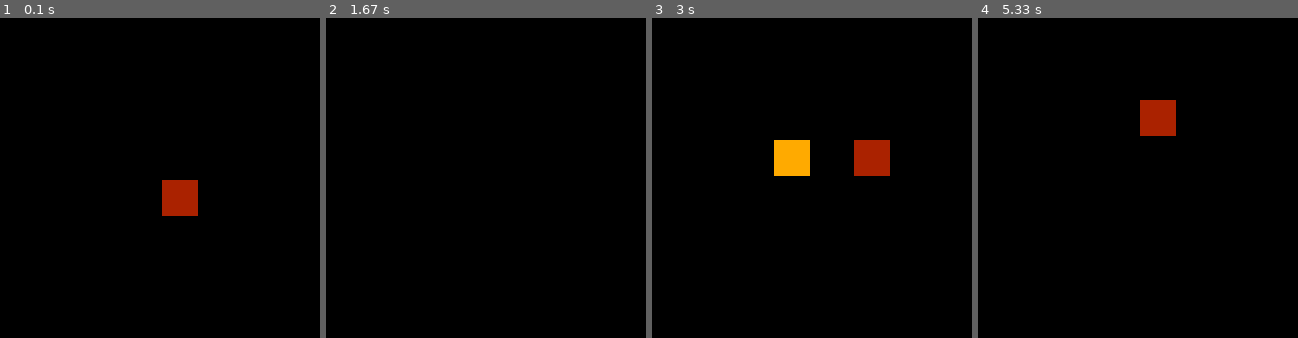
Above: before the commit, frames 1-4 (left to right).
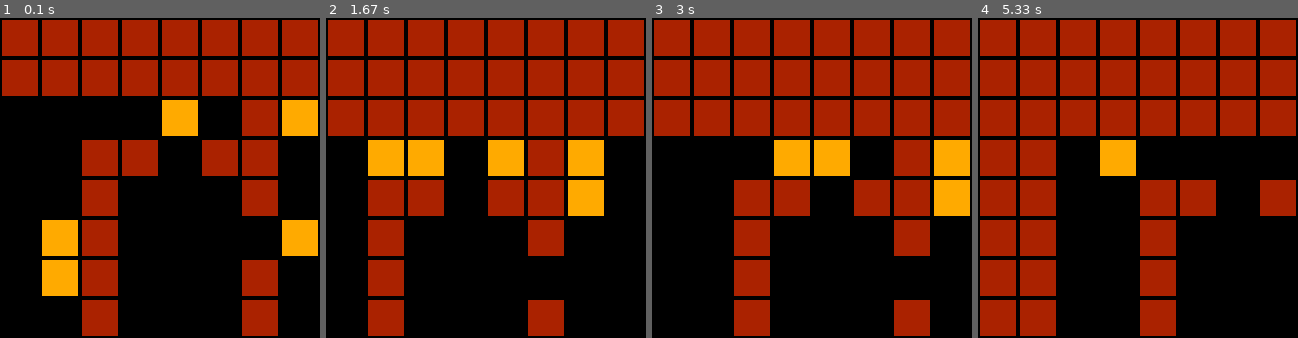
Above: after the commit, the same moments.

Repository: pypewpew/pew-pygame
Game: pygame game, started from shoot.py
Same seed, same stepped clock (60 frames per second), same inputs: the game is played once before the commit and once after it.
Inputs:
- Up to frame 1 (0.1 s): no input
- Up to frame 2 (1.67 s): hold Right 0.33-0.8 s; hold Up 0.83-1.13 s; hold Right 1.17-1.63 s
- Up to frame 3 (3 s): hold Left 1.67-2.2 s; tap Z at 2.57 s; hold Left from 2.93 s (still down)
- Up to frame 4 (5.33 s): release Left at 3.33 s; hold Up 3.37-3.73 s; hold Right 3.77-4.4 s; hold Left 4.83-5.3 s

The runs differ from the first frame. In frame 1, 43% of the frame differs, in the area x 0-100%, y 0-100%; in frame 2, 49%; in frame 3, 48%; in frame 4, 51%.

Commit message:
Add some monsters and level

Diff:
--- /dev/null
+++ b/level0.lvl
@@ -0,0 +1,8 @@
+XXXXXXXXXXXX
+X....@.X...X
+X..XX.XX.M.X
+X..X...X...X
+X..X.......X
+XM.X...X.M.X
+X.MX...X...X
+XXXXXXXXXXXX
--- a/pew.py
+++ b/pew.py
@@ -39,7 +39,7 @@
 def init():
     global _display, _clock, _keys
 
-    pygame.init()
+    pygame.display.init()
     _display = pygame.display.set_mode((320, 320))
     _clock = pygame.time.Clock()
     _keys = 0x00
@@ -78,7 +78,7 @@
 
 
 def tick(delay):
-    _clock.tick(1 / delay)
+    _clock.tick(1/delay)
 
 
 class GameOver(Exception):
--- a/shoot.py
+++ b/shoot.py
@@ -1,41 +1,87 @@
 import pew
 
 
-class Mob:
-    color = 3
-
-    def __init__(self, x, y, dx=0, dy=0):
+class Bullet:
+    __slots__ = 'x', 'y', 'dx', 'dy', 'dead'
+    colors = 3, 3
+
+    def __init__(self, x, y, dx, dy):
         self.x = x
         self.y = y
+        self.dead = False
         self.dx = dx
         self.dy = dy
-        self.dead = False
-
-    def act(self, mobs):
+
+    def act(self, level):
         self.x += self.dx
         self.y += self.dy
-
-    def clear(self, screen):
-        screen.pixel(self.x, self.y, 0)
-
-    def draw(self, screen):
-        screen.pixel(self.x, self.y, self.color)
-
-
-class Bullet(Mob):
-    color = 3
-
-    def act(self, mobs):
-        if not 0 <= self.x <= 8 or not 0 <= self.y <= 8:
+        if level.tile(self.x, self.y).block:
             self.dead = True
-        self.x += self.dx
-        self.y += self.dy
-
-
-class Hero(Mob):
-    color = 2
-
-    def act(self, mobs):
+        for mob in level.mobs:
+            if mob.x == self.x and mob.y == self.y and mob is not self:
+                self.dead = True
+                mob.dead = True
+
+
+class Monster:
+    __slots__ = 'x', 'y', 'dead', 'step'
+    colors = 2, 3
+
+    def __init__(self, x, y):
+        self.x = x
+        self.y = y
+        self.dead = False
+        self.step = 0
+
+    def act(self, level):
+        self.step = max(self.step - 1, 0)
+        if self.step:
+            return
+        self.step = 4
+        hero = level.mobs[0]
+        if hero.x == self.x and hero.y == self.y:
+            self.dead = True
+        dx, dy = 0, 0
+        if hero.x > self.x:
+            dx = 1
+        elif hero.x < self.x:
+            dx = -1
+        if hero.y > self.y:
+            dy = 1
+        elif hero.y < self.y:
+            dy = -1
+
+        def blocked(x, y):
+            if level.tile(x, y).block:
+                return True
+            for mob in level.mobs:
+                if mob.x == x and mob.y == y:
+                    return True
+            return False
+
+        if not blocked(self.x + dx, self.y + dy):
+            self.x += dx
+            self.y += dy
+        elif not blocked(self.x, self.y + dy):
+            self.y += dy
+        elif not blocked(self.x + dx, self.y):
+            self.x += dx
+
+
+class Hero:
+    __slots__ = 'x', 'y', 'dx', 'dy', 'dead', 'step', 'cooldown'
+    colors = 1, 3
+
+    def __init__(self, x, y):
+        self.x = x
+        self.y = y
+        self.dead = False
+        self.cooldown = 0
+        self.step = 0
+        self.dx = 0
+        self.dy = -1
+
+    def act(self, level):
         keys = pew.keys()
         kx, ky = 0, 0
         if keys & pew.K_UP:
@@ -46,28 +92,132 @@
             kx = -1
         elif keys & pew.K_RIGHT:
             kx = 1
-        if keys & pew.K_O:
-            mobs.append(Bullet(self.x, self.y, self.dx, self.dy))
-        if kx == self.dx and ky == self.dy:
-            self.x += kx
-            self.y += ky
-        elif kx or ky:
-            self.dx = kx
-            self.dy = ky
+        if keys & pew.K_O and self.cooldown == 0:
+            level.mobs.append(Bullet(self.x, self.y, self.dx, self.dy))
+            self.cooldown += 1
+        else:
+            self.cooldown = max(self.cooldown - 1, 0)
+        if kx == self.dx and ky == self.dy and self.step == 0:
+            tile = level.tile(self.x + kx, self.y + ky)
+            if not tile.block:
+                self.x += kx
+                self.y += ky
+                self.step = 2
+        else:
+            self.step = max(self.step - 1, 0)
+            if kx or ky:
+                self.dx = kx
+                self.dy = ky
+
+
+class Tile:
+    __slots__ = 'colors', 'block', 'spawn'
+
+    def __init__(self, colors, block=False, spawn=None):
+        self.colors = colors
+        self.block = block
+        self.spawn = spawn
+
+
+class Level:
+    __slots__ = 'ground', 'mobs'
+
+    LEGEND = {'X': 0, '.': 1, '+': 2, '@': 3, 'M': 4}
+
+    # color 1, color 2, block, spawn
+    TILES = (
+        Tile((2, 2), True),
+        Tile((0, 0)),
+        Tile((3, 3)),
+        Tile((0, 0), False, Hero),
+        Tile((0, 0), False, Monster),
+    )
+
+    def __init__(self, filename):
+        self.ground = []
+        with open(filename, 'r') as f:
+            for line in f:
+                self.ground.append(bytes(self.LEGEND[c] for c in line.strip()))
+        self.mobs = []
+
+    def tile(self, x, y):
+        if not 0 <= y < len(self.ground):
+            return self.TILES[0]
+        row = self.ground[y]
+        if not 0 <= x < len(row):
+            return self.TILES[0]
+        return self.TILES[row[x]]
+
+    def spawn(self):
+        for y, row in enumerate(self.ground):
+            for x, col in enumerate(row):
+                tile = self.tile(x, y)
+                if tile.spawn:
+                    level.mobs.append(tile.spawn(x, y))
+
+
+class Display:
+    __slots__ = 'x', 'y', 'screens'
+
+    def __init__(self):
+        self.screens = pew.Pix(), pew.Pix()
+        self.x = 1
+        self.y = 1
+
+    def draw_level(self, level):
+        for y in range(8):
+            for x in range(8):
+                tile = level.tile(x + self.x, y + self.y)
+                self.screens[0].pixel(x, y, tile.colors[0])
+                self.screens[1].pixel(x, y, tile.colors[1])
+
+    def draw_mobs(self, level):
+        for mob in level.mobs:
+            self.screens[0].pixel(mob.x - self.x, mob.y - self.y,
+                                  mob.colors[0])
+            self.screens[1].pixel(mob.x - self.x, mob.y - self.y,
+                                  mob.colors[1])
+
+    def clear_mobs(self, level):
+        for mob in level.mobs:
+            tile = level.tile(mob.x, mob.y)
+            self.screens[0].pixel(mob.x - self.x, mob.y - self.y,
+                                  tile.colors[0])
+            self.screens[1].pixel(mob.x - self.x, mob.y - self.y,
+                                  tile.colors[1])
+
+    def recenter(self, x, y):
+        redraw = False
+        if x > 4 + self.x:
+            self.x += 1
+            redraw = True
+        elif x < 3 + self.x:
+            self.x -= 1
+            redraw = True
+        if y > 4 + self.y:
+            self.y += 1
+            redraw = True
+        elif y < 3 + self.y:
+            self.y -= 1
+            redraw = True
+        if redraw:
+            display.draw_level(level)
 
 
 pew.init()
-screen = pew.Pix()
-hero = Hero(4, 4)
-mobs = [hero]
+display = Display()
+level = Level('level0.lvl')
+display.draw_level(level)
+level.spawn()
+hero = level.mobs[0]
 
 while True:
-    for mob in mobs:
-        mob.clear(screen)
-    for mob in mobs:
-        mob.act(mobs)
-    for mob in mobs:
-        mob.draw(screen)
-    mobs = [mob for mob in mobs if not mob.dead]
-    pew.show(screen)
-    pew.tick(1/6)
+    for screen in display.screens:
+        display.clear_mobs(level)
+        for mob in level.mobs:
+            mob.act(level)
+        level.mobs = [mob for mob in level.mobs if not mob.dead]
+        display.recenter(hero.x, hero.y)
+        display.draw_mobs(level)
+        pew.show(screen)
+        pew.tick(1/12)
